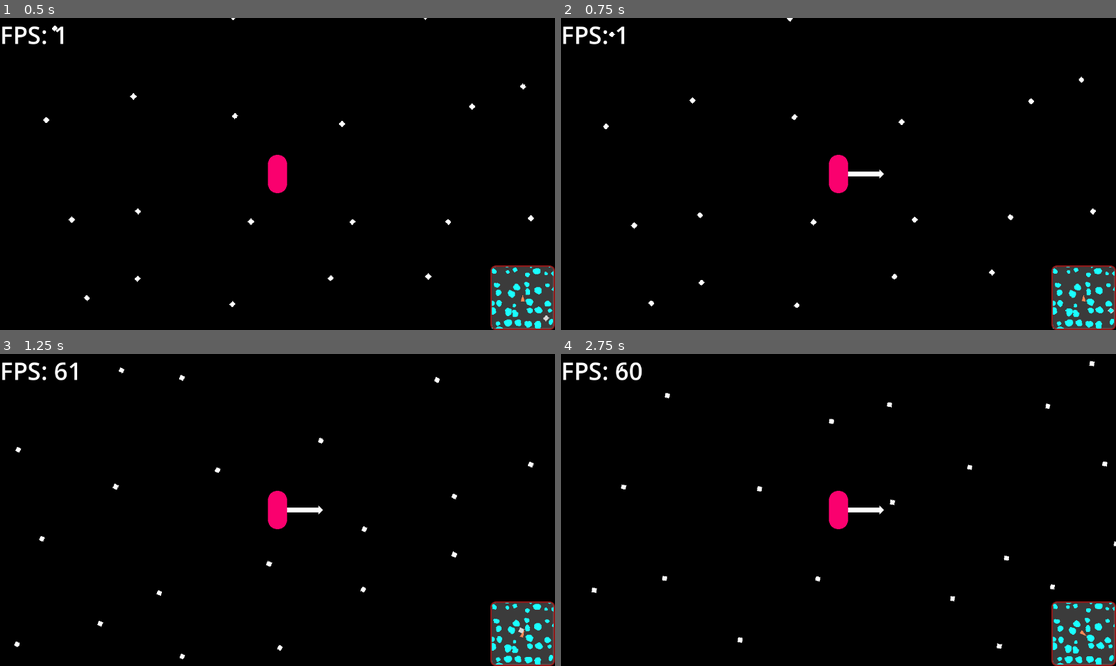
Above: before the commit, frames 1-4 (two rows, left to right).
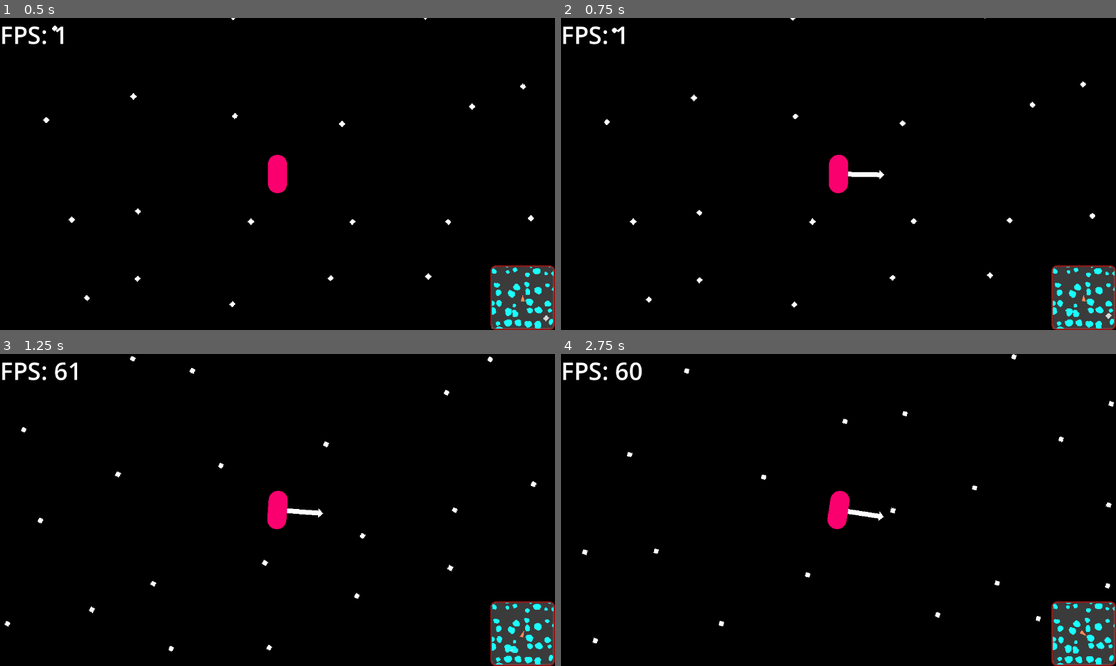
Above: after the commit, the same moments.

Repository: coolspacegame/game
Game: Godot game, scene res://node_2d.tscn
Two runs of this game, one before a commit and one after it. Both use one fixed random seed, a clock stepped at 60 frames per second and the inputs below.
Inputs (mouse positions are in pixels of both pictures, inside the frame that each line leads up to):
- Up to frame 1 (0.5 s): no input
- Up to frame 2 (0.75 s): tap Enter at 0.5 s; move the mouse to (960, 158) at 0.52 s; hold D (skelly_input_action_right) from 0.53 s (still down); click (960, 158) at 0.6 s
- Up to frame 3 (1.25 s): keep holding D (skelly_input_action_right); tap Space (skelly_input_action_jump) at 0.77 s
- Up to frame 4 (2.75 s): move the mouse to (727, 525) at 1.27 s; release D (skelly_input_action_right) at 1.28 s; hold S (skelly_input_action_backward) 1.28-2.03 s; right-click (727, 525) at 1.35 s; tap Space (skelly_input_action_jump) at 1.52 s; move the mouse to (894, 441) at 2.02 s; hold D (skelly_input_action_right) from 2.03 s (still down); tap E (skelly_input_action_2) at 2.1 s

Frame 1 is identical in both runs. In frame 2, 0.5% of the frame differs, in the area x 7-100%, y 0-97%; in frame 3, 0.7%; in frame 4, 0.8%, in the area x 3-100%, y 0-95%.

Commit message:
added spring-like rotation updates to the camera, in addition to the position spring-arm

Diff:
--- a/scripts/TheCamera.gd
+++ b/scripts/TheCamera.gd
@@ -3,18 +3,29 @@
 
 signal position_updated(position: Vector2)
 
-const SPRING_CONSTANT := 20.0
-const DAMPING_CONSTANT := 2.0
+const LINEAR_SPRING_CONSTANT := 20.0
+const LINEAR_DAMPING_CONSTANT := 2.0
+const ANGULAR_SPRING_CONSTANT := 10000.0
+const ANGULAR_DAMPING_CONSTANT := 800.0
 
-## This function updates the camera as if it's attached to a spring-arm connected to the character.
-## It also assigns the character's body rotation to the camera.
+## This function updates the camera position and rotation as if it's attached to a spring-arm connected to the character.
+## The linear spring force and angular spring torque are calculated independently with different spring constants.
 func _on_character_transform_updated(character_body_transform: Transform2D):
 
 	var pos := character_body_transform.get_origin()
-	var spring_force := -SPRING_CONSTANT * (global_position - pos) - DAMPING_CONSTANT * linear_velocity
+	var spring_force := -LINEAR_SPRING_CONSTANT * (global_position - pos) - LINEAR_DAMPING_CONSTANT * linear_velocity
 	apply_central_force(spring_force)
 
-	global_rotation = character_body_transform.get_rotation()
+	var rot := character_body_transform.get_rotation()
+	var angle_delta := global_rotation - rot
+
+	if angle_delta > PI:
+		angle_delta = angle_delta - 2 * PI
+	if angle_delta < -PI:
+		angle_delta = angle_delta + 2 * PI
+
+	var spring_torque := -ANGULAR_SPRING_CONSTANT * angle_delta - ANGULAR_DAMPING_CONSTANT * angular_velocity
+	apply_torque(spring_torque)
 
 func _physics_process(_delta: float) -> void:
 	position_updated.emit(position)
